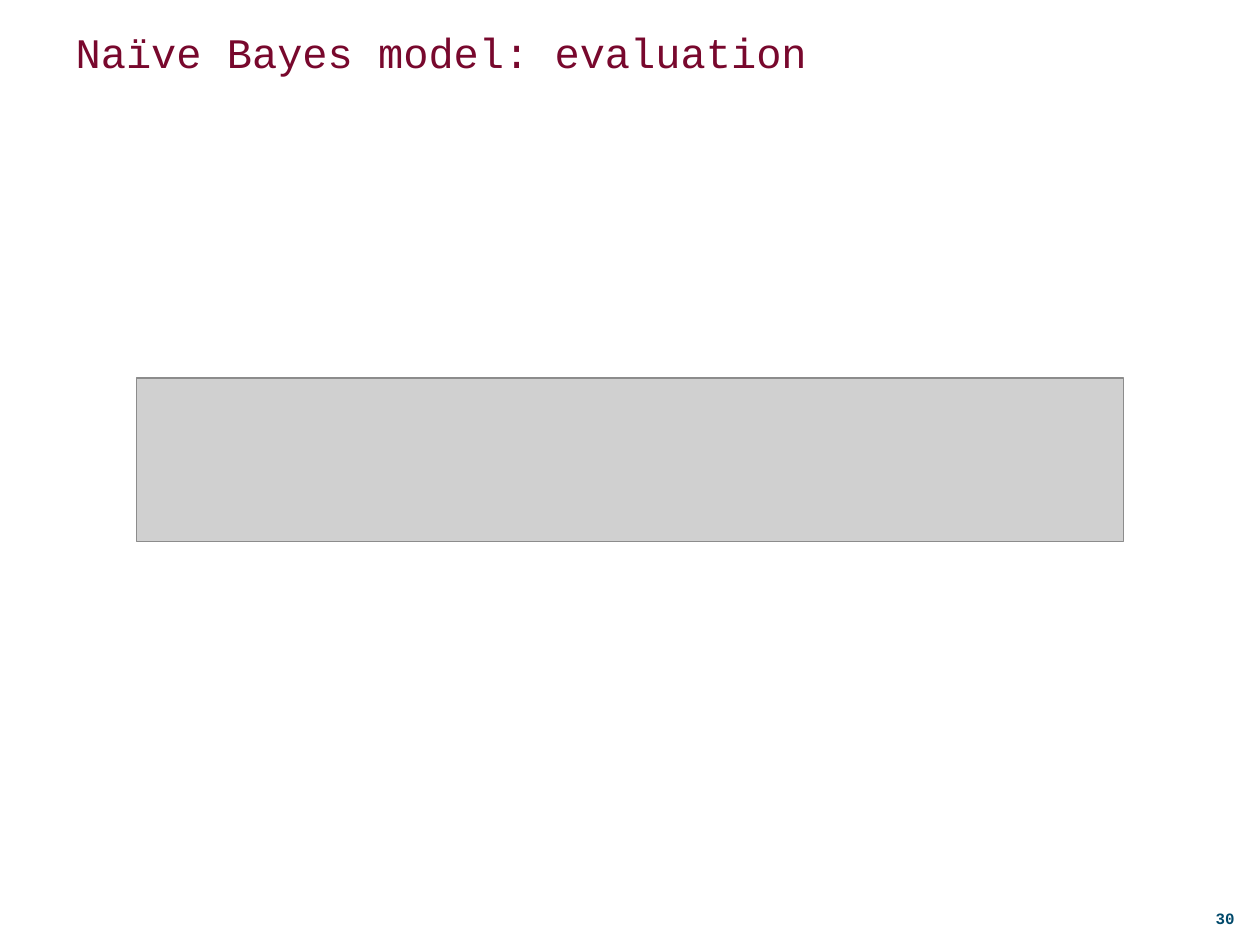
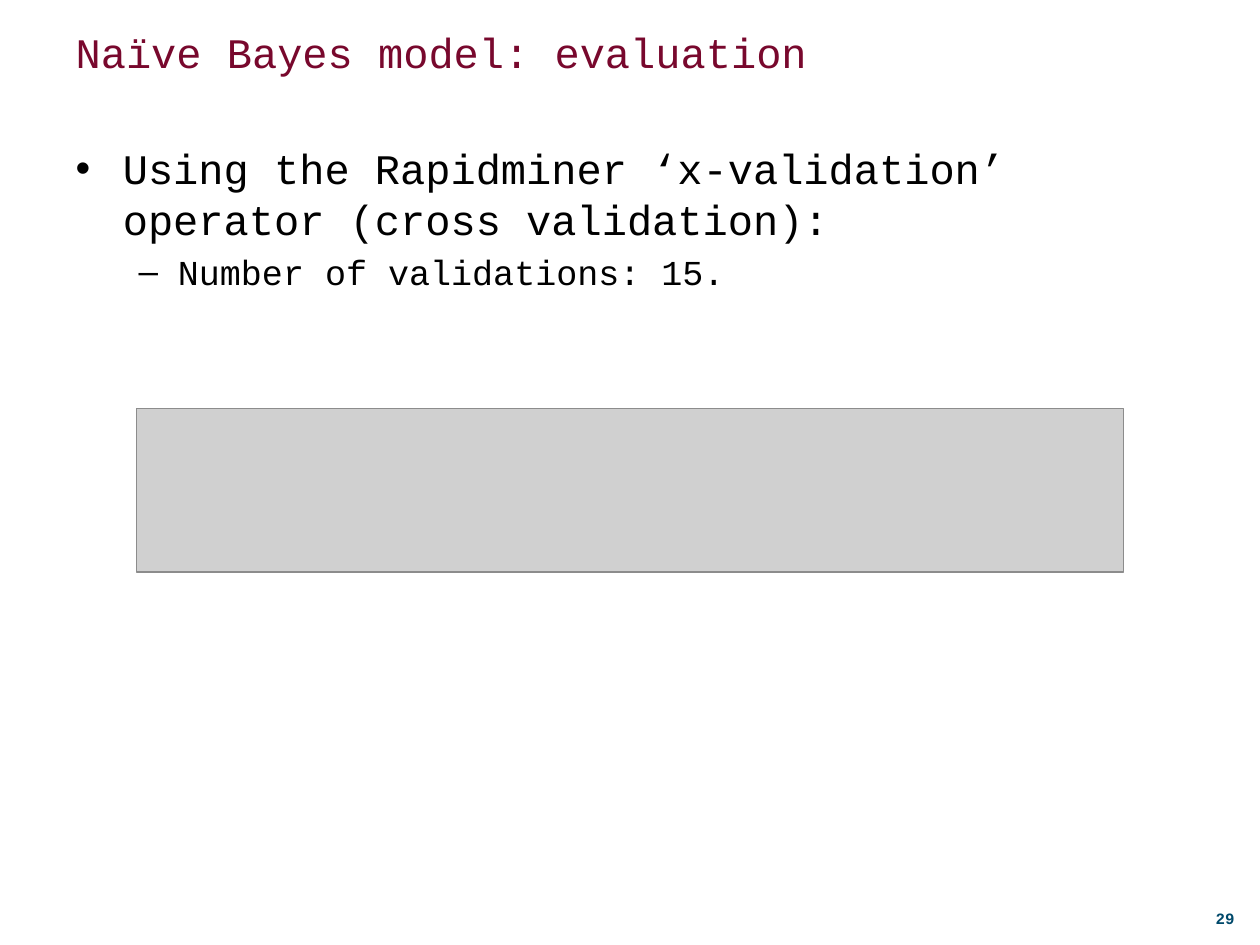
Before and after one commit to DDuarte/DataMiningBanking, a slide deck: slide 29 of Presentation/ecac_presentation.pptx (slide 30 before the commit). Drawn at 1260x945 pixels with LibreOffice and Linux fonts; fonts in the diff are those of the drawing; grey boxes stand for pictures; background and template pictures are left out. Boxes give left, top, right and bottom in pixels: in the first picture for what was removed or moved away, otherwise in the second. Text is boxed around its words. In the diff, an @@ line names an element or a change of style, - is before the commit and + after.

```diff
--- a/Presentation/ecac_presentation.pptx
+++ b/Presentation/ecac_presentation.pptx
@@ text added at (123, 154, 1005, 286), 24 pt, text #000000 @@
+• Using the Rapidminer ‘x-validation’ operator (cross validation):
+  – Number of validations: 15.
@@ picture: place and size @@
-picture at (136, 378, 1123, 542)
+picture at (136, 408, 1123, 572)
@@ page number at (1216, 913, 1235, 924): text changed @@
-30
+29
```
Also in this commit, not shown: 5 other slides changed, 3 slides added.
